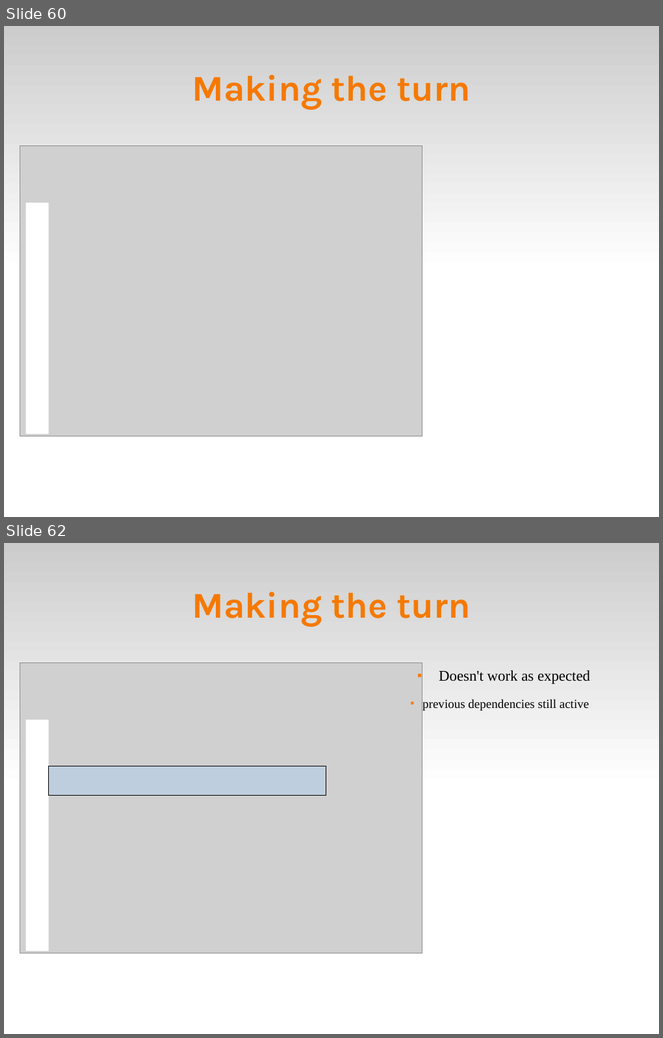
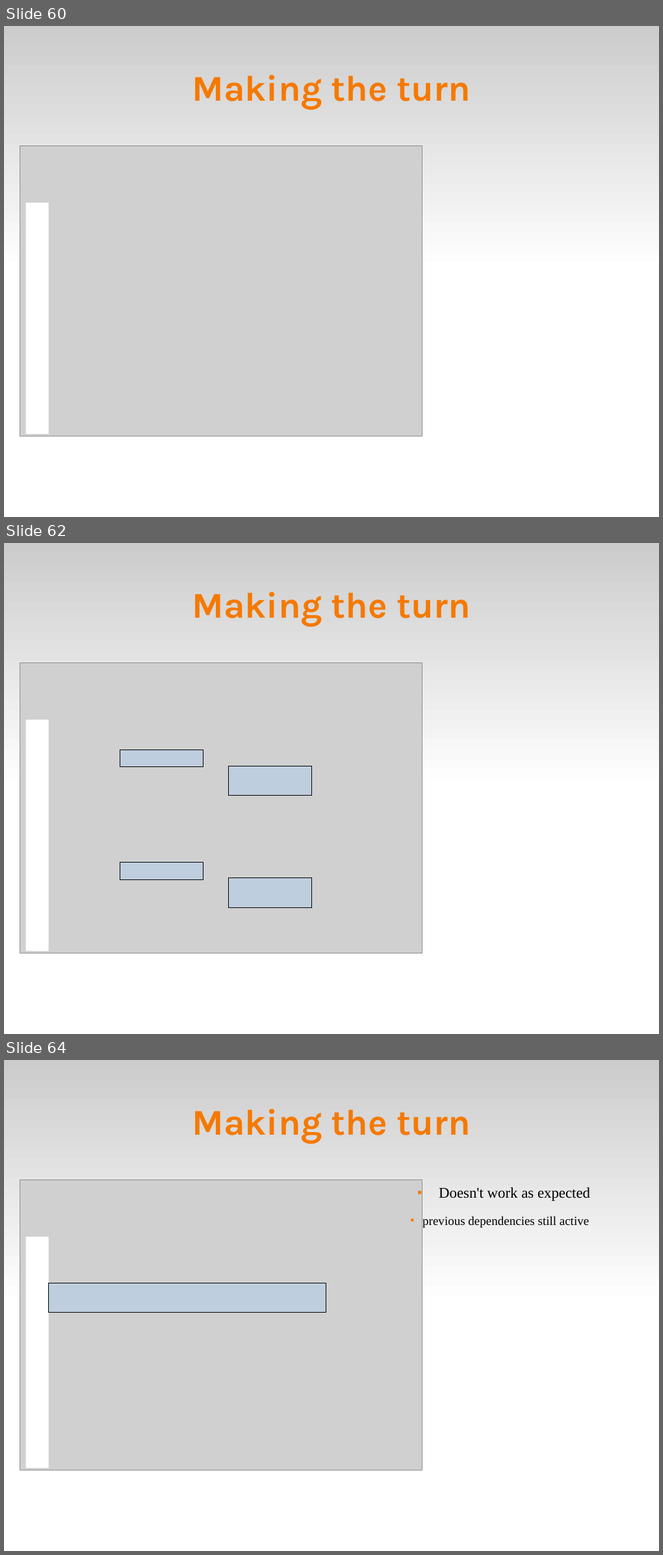
Before and after one commit to fsantanna-no/ceu-docs, a slide deck: ceu_curryon-expanded.odp. Shown one above the other, each under a label of ours: slides 60 and 62 before the commit, slides 60, 62 and 64 after it; the slides between them are not shown. The pictures are 663x1038 and 663x1555 pixels, drawn with LibreOffice and Linux fonts; fonts in the diff are those of the drawing; grey boxes stand for pictures. Boxes give left, top, right and bottom in pixels: in the first picture for what was removed or moved away, otherwise in the second. Text is boxed around its words. In the diff, an @@ line names an element or a change of style, - is before the commit and + after.

```diff
--- a/ceu_curryon-expanded.odp
+++ b/ceu_curryon-expanded.odp
@@ slide 62 added at [4,543,659,1034], background #FFFFFF; not listed: 1 template element that a slide beside it also shows @@
@@ title added at [192,592,471,627], 44 pt, text #F57900, bold @@
+Making the turn
@@ picture added at [20,663,423,954] @@
@@ rectangle added at [26,720,49,951], fill #FFFFFF @@
@@ rectangle added at [120,750,203,767], fill #99CCFF at 30% opacity, outline #000000 0 pt @@
@@ rectangle added at [229,766,312,796], fill #99CCFF at 30% opacity, outline #000000 0 pt @@
@@ rectangle added at [120,863,203,880], fill #99CCFF at 30% opacity, outline #000000 0 pt @@
@@ rectangle added at [229,878,312,908], fill #99CCFF at 30% opacity, outline #000000 0 pt @@
@@ what was slide 62 is now slide 64 @@
```
Also in this commit, not shown: 8 slides changed, 17 other slides added, 17 slides removed, 2 other files.
